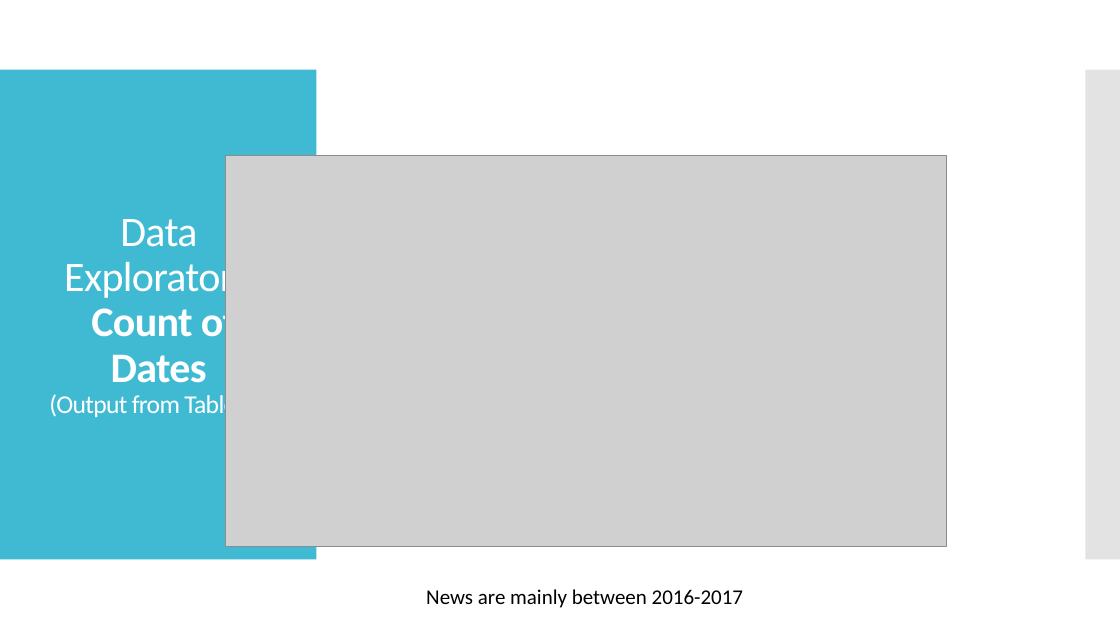
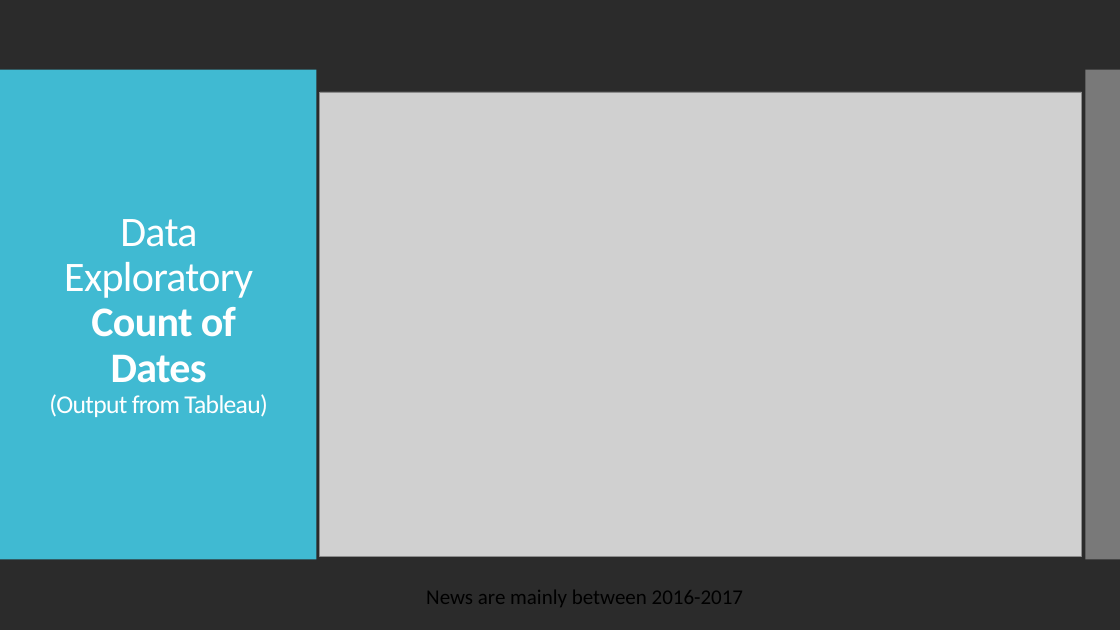
Before and after one commit to matthewbelevski/project-3, a slide deck: slide 10 of Project 3 - Final Presentation.pptx (slide 9 before the commit). Drawn at 1120x630 pixels with LibreOffice and Linux fonts; fonts in the diff are those of the drawing; grey boxes stand for pictures; background and template pictures are left out; a plain dark background stands for a picture behind light text. Boxes give left, top, right and bottom in pixels: in the first picture for what was removed or moved away, otherwise in the second. Text is boxed around its words. In the diff, an @@ line names an element or a change of style, - is before the commit and + after.

```diff
--- a/Project 3 - Final Presentation.pptx
+++ b/Project 3 - Final Presentation.pptx
@@ background #FFFFFF to picture (left out) @@
@@ picture: place and size @@
-picture at <box>226,155,947,546</box>
+picture at <box>320,92,1082,556</box>
```
Also in this commit, not shown: 9 other slides changed, 2 slides added, 1 slide removed, 4 other files.
